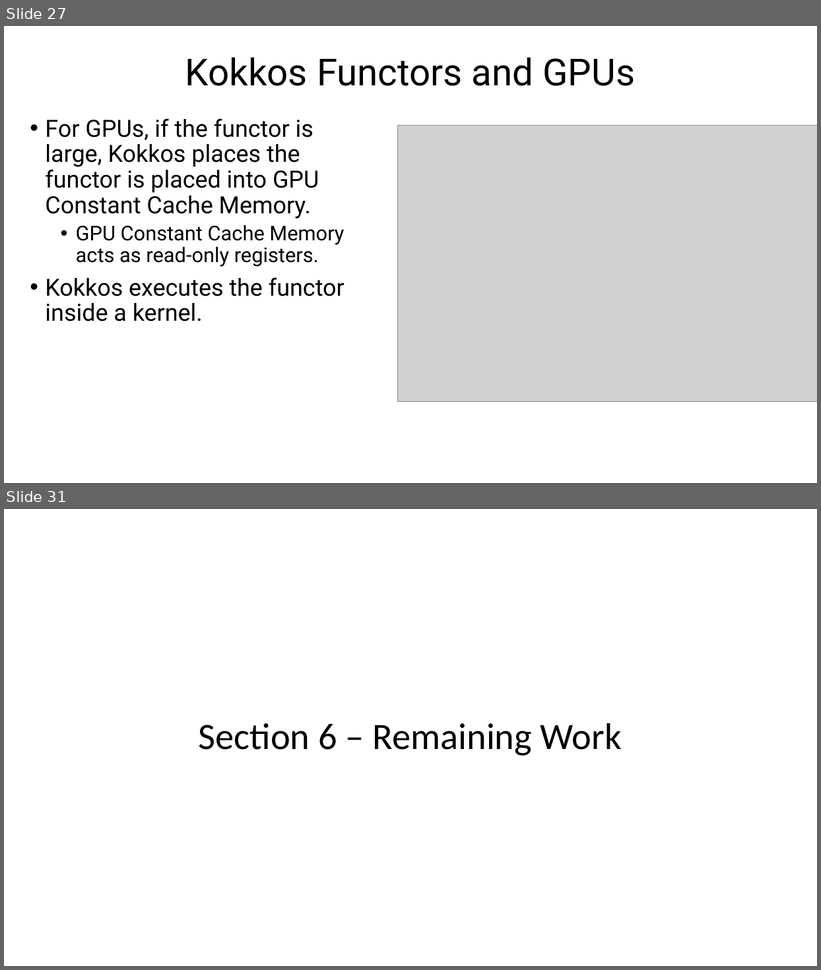
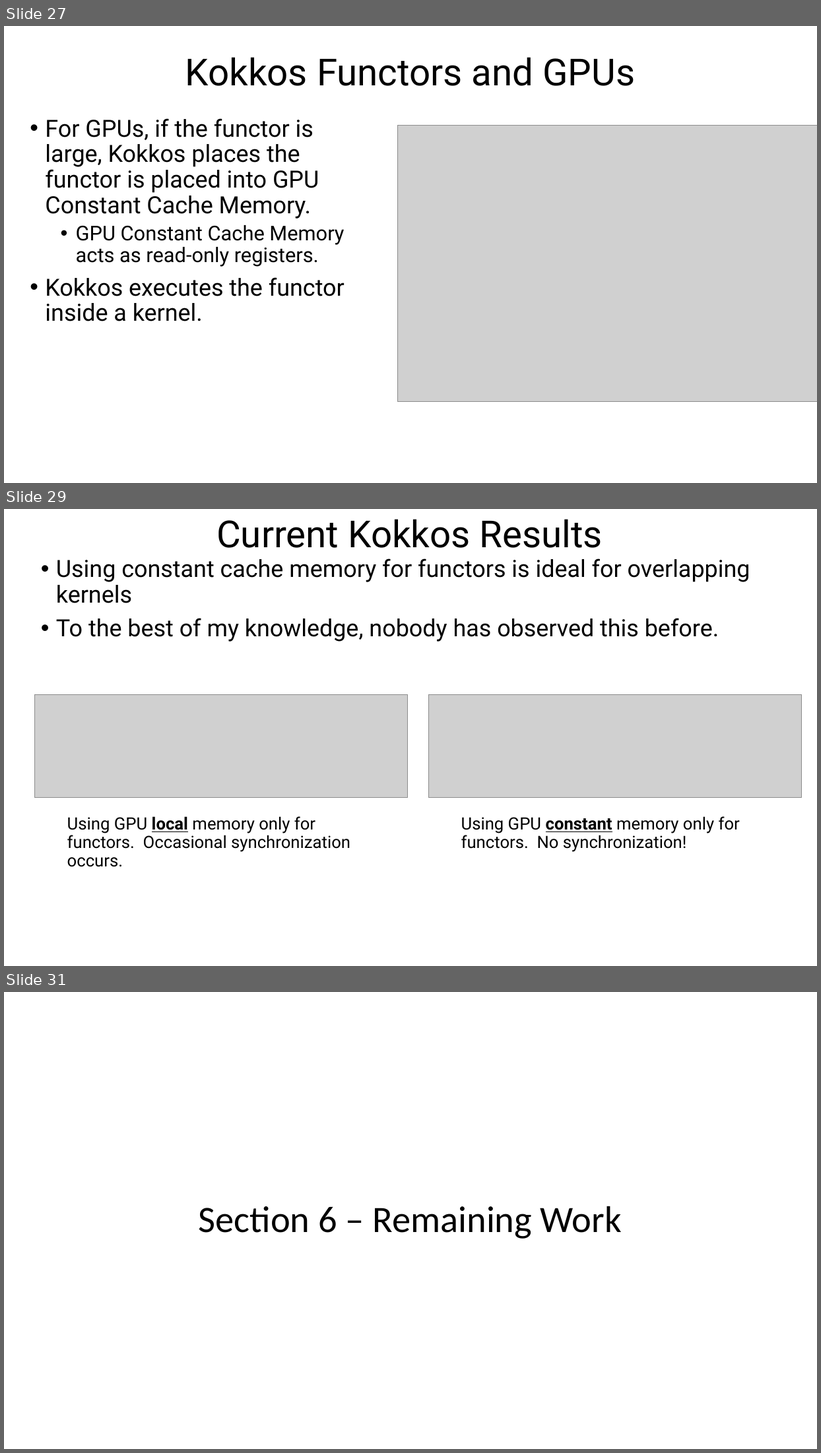
Before and after one commit to bradleypeterson/proposal, a slide deck: slides/Portable and Performant GPU_dec1.pptx. Shown one above the other, each under a label of ours: slides 27 and 31 before the commit, slides 27, 29 and 31 after it; the slides between them are not shown. The pictures are 821x970 and 821x1453 pixels, drawn with LibreOffice and Linux fonts; fonts in the diff are those of the drawing; grey boxes stand for pictures. Boxes give left, top, right and bottom in pixels: in the first picture for what was removed or moved away, otherwise in the second. Text is boxed around its words. In the diff, an @@ line names an element or a change of style, - is before the commit and + after.

```diff
--- a/slides/Portable and Performant GPU_dec1.pptx
+++ b/slides/Portable and Performant GPU_dec1.pptx
@@ slide 29 added at (4, 509, 817, 966), background #FFFFFF @@
@@ title added at (217, 519, 603, 548), 44 pt, text #000000 @@
+Current Kokkos Results
@@ text added at (56, 559, 750, 642), 28 pt, text #000000 @@
+• Using constant cache memory for functors is ideal for overlapping kernels
+• To the best of my knowledge, nobody has observed this before.
@@ picture added at (34, 695, 407, 797) @@
@@ picture added at (428, 694, 801, 797) @@
@@ text added at (67, 817, 350, 867), 20 pt, text #000000 @@
+Using GPU local memory only for functors. Occasional synchronization occurs.
@@ text added at (461, 817, 740, 852), 20 pt, text #000000 @@
+Using GPU constant memory only for functors. No synchronization!
```
Also in this commit, not shown: 5 slides changed, 1 slide removed, 4 other files.
